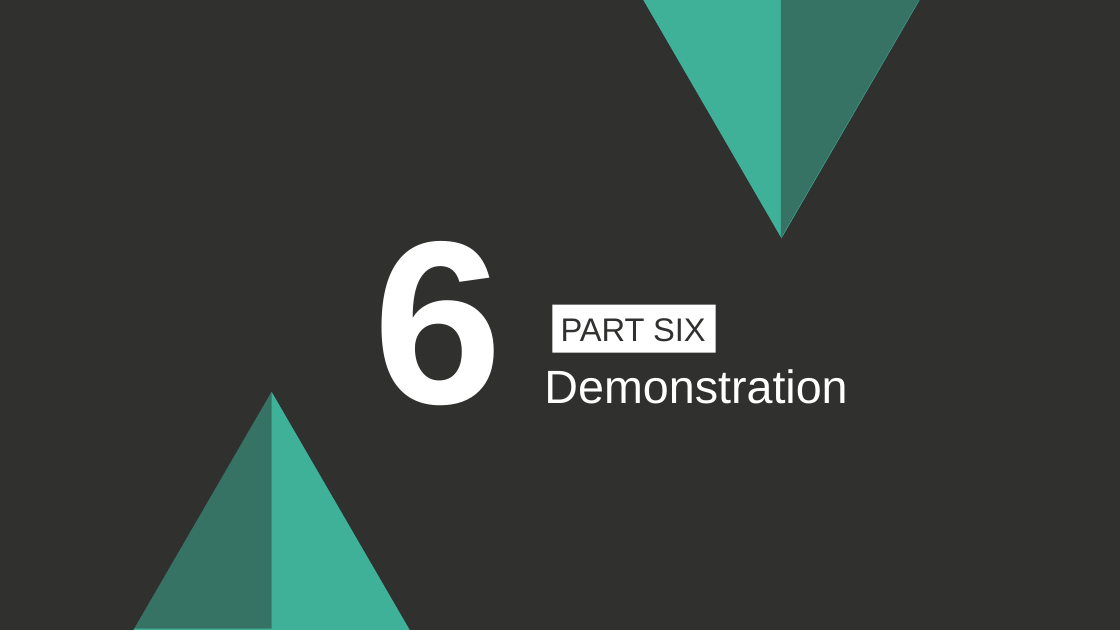
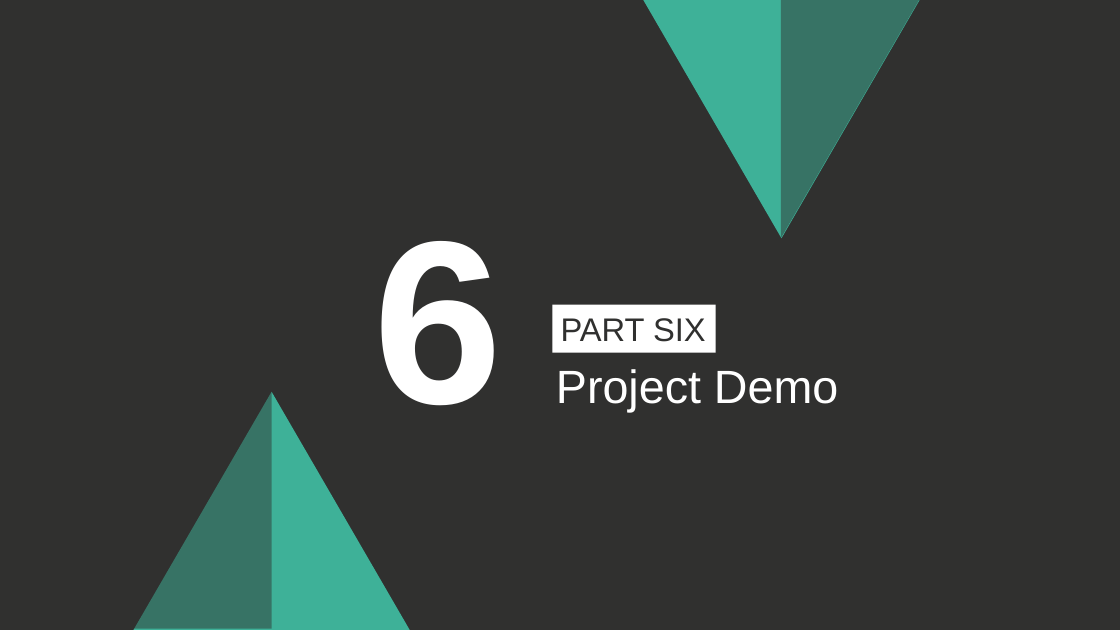
Before and after one commit to 13urgerKing/109-1DBMS, a slide deck: slide 20 of 109-1資料庫系統報告.pptx (slide 19 before the commit). Drawn at 1120x630 pixels with LibreOffice and Linux fonts; fonts in the diff are those of the drawing. Boxes give left, top, right and bottom in pixels: in the first picture for what was removed or moved away, otherwise in the second. Text is boxed around its words. In the diff, an @@ line names an element or a change of style, - is before the commit and + after.

Commit message:
Done Project

```diff
--- a/109-1資料庫系統報告.pptx
+++ b/109-1資料庫系統報告.pptx
@@ text at <box>556,369,838,412</box>: text changed @@
-Demonstration
+Project Demo
```
Also in this commit, not shown: 8 other slides changed, 2 slides added, 1 slide removed, 6 other files.
